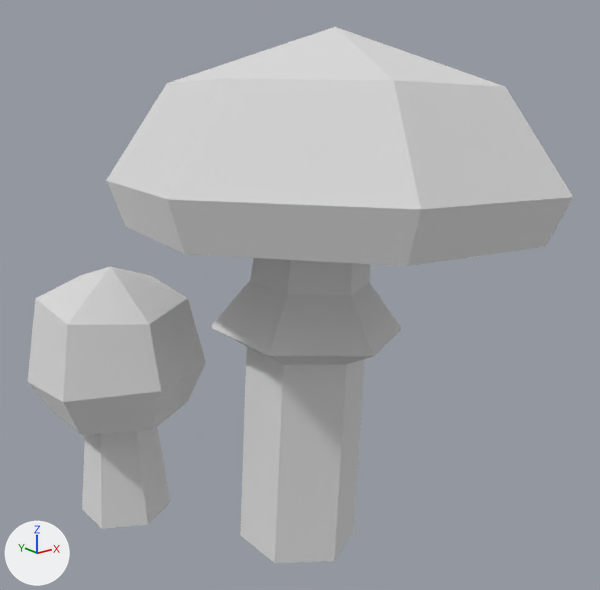
An edit to the glTF model models/ultimate-pack/low-poly-10/m/nature-mushroom-toadstool.glb, drawn before and after from the same camera.
Rendered twice from a 50 mm lens placed at (-0.558, -0.847, 0.617), pointed at (0.054, -0.082, 0.311). Lighting does not change. The marker at lower left points along +X, +Y and +Z. The older version comes first. Where no turn or scale is listed for an object, it has been applied to the vertices.

Objects in the first picture: 'mushroom-toadstool'.
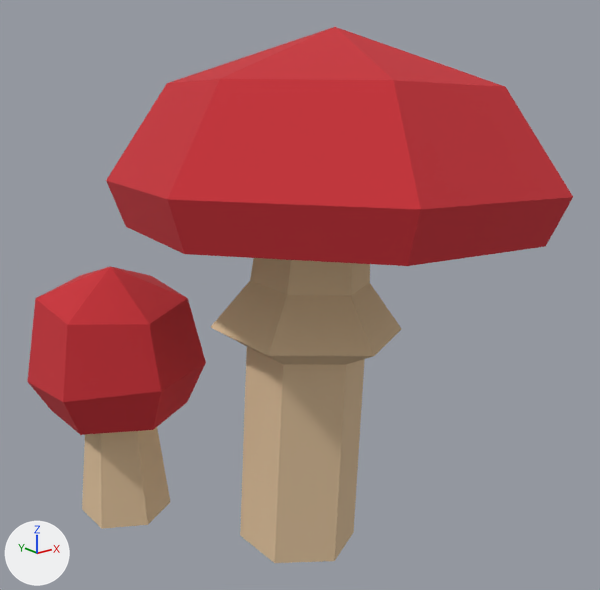
Changed parts and their boxes (x1, y1, x2, y2) in the pictures (600 x 590 px):
```json
{"object": "mushroom-toadstool", "change": "recoloured", "before": [27, 27, 573, 563], "after": [27, 27, 573, 563], "on screen": "darker"}
```

Edits to the scene script, one JSON object a line:
```json
{"op": "set", "path": "mat_26_red_dark.base_color", "old": "(0.8, 0.8, 0.8)", "new": "(0.591, 0.0296, 0.0395)", "note": "white #e7e7e7 -> red #ca3038"}
{"op": "set", "path": "mat_14_brown_lightest.base_color", "old": "(0.8, 0.8, 0.8)", "new": "(0.716, 0.521, 0.323)", "note": "white #e7e7e7 -> beige #dcbf9a"}
```
